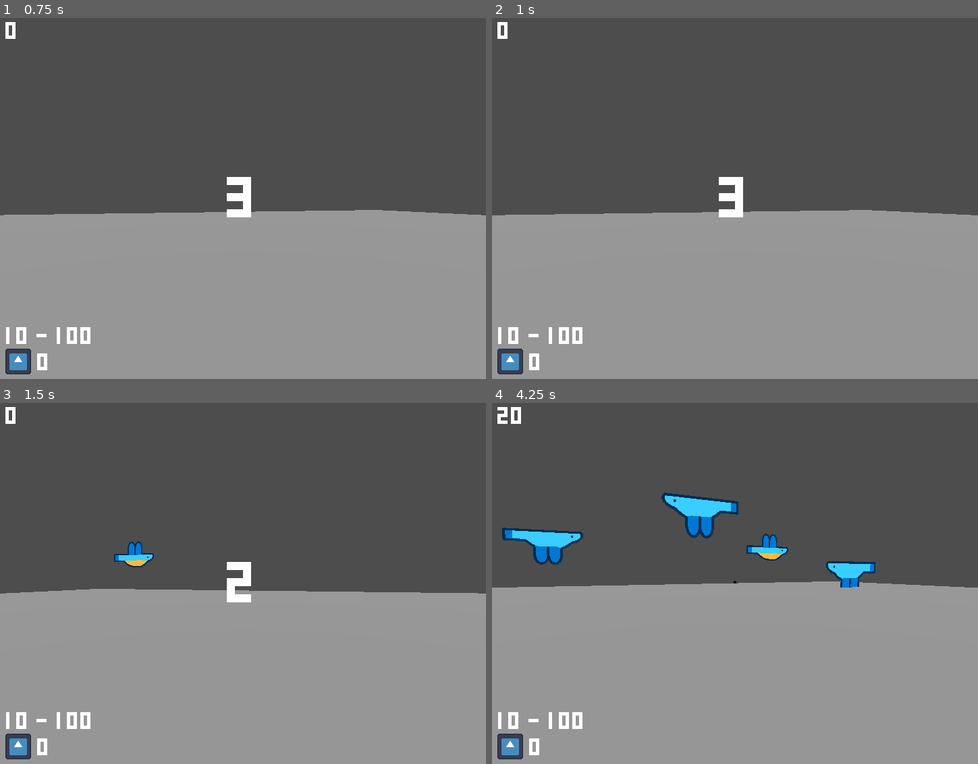
Above: before the commit, frames 1-4 (two rows, left to right).
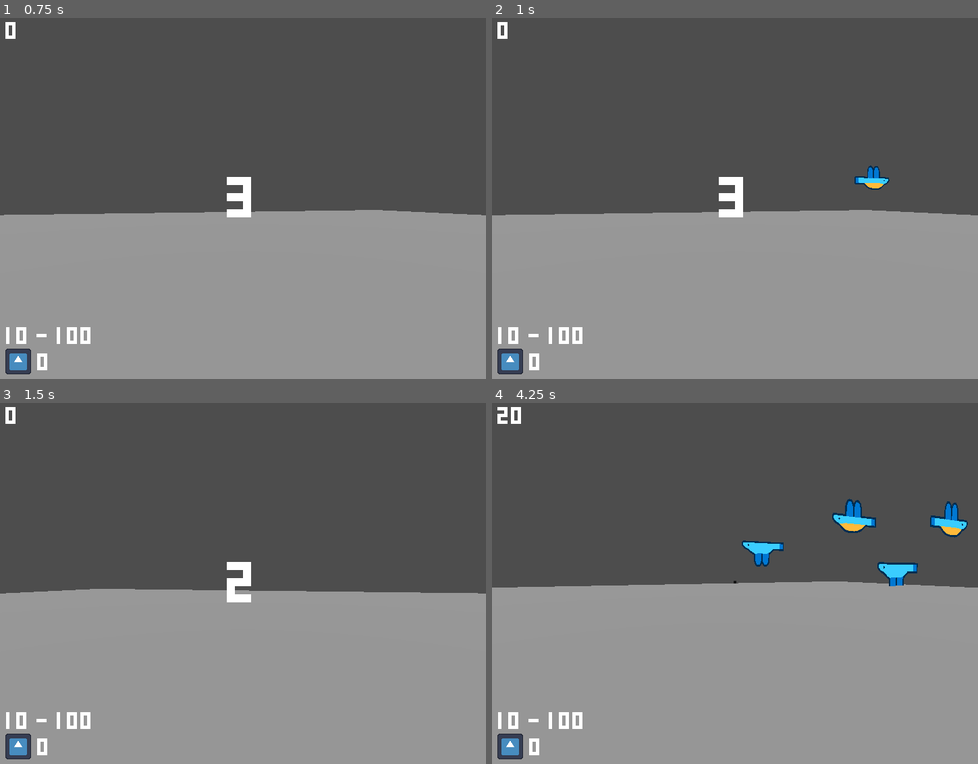
Above: after the commit, the same moments.

Repository: snipchu/shotgun_showdown
Game: Godot game, scene res://scenes/world.tscn
Two runs of this game, one before a commit and one after it. Both use one fixed random seed, a clock stepped at 60 frames per second and the inputs below. The engine's default icon, where the game draws it, is replaced by a stand-in: a white triangle on a blue panel in a dark square.
Inputs (mouse positions are in pixels of both pictures, inside the frame that each line leads up to):
- Up to frame 1 (0.75 s): tap Enter at 0.5 s; move the mouse to (272, 194) at 0.52 s; click (272, 194) at 0.6 s
- Up to frame 2 (1 s): no input
- Up to frame 3 (1.5 s): move the mouse to (218, 583) at 1.27 s; click (218, 583) at 1.35 s
- Up to frame 4 (4.25 s): move the mouse to (744, 576) at 2.02 s; click (744, 576) at 2.1 s; move the mouse to (730, 587) at 2.77 s; click (730, 587) at 2.85 s; move the mouse to (769, 587) at 3.52 s; click (769, 587) at 3.6 s

Frame 1 is identical in both runs. In frame 2, 0.3% of the frame differs, in the area x 74-82%, y 40-48%; in frame 3, 0.3%; in frame 4, 4.2%, in the area x 2-98%, y 24-52%.

Commit message:
added raycasting (it doesnt work yet tho)

Diff:
--- a/project.godot
+++ b/project.godot
@@ -15,25 +15,34 @@
 config/features=PackedStringArray("4.3", "Mobile")
 config/icon="res://icon.svg"
 
+[autoload]
+
+signalbus="*res://scripts/signal_bus.gd"
+
 [display]
 
 window/size/viewport_width=720
 window/size/viewport_height=540
-window/size/resizable=false
 
 [editor_plugins]
 
 enabled=PackedStringArray("res://addons/wakatime/plugin.cfg")
 
+[global_group]
+
+birds=""
+
 [input]
 
 shoot={
 "deadzone": 0.5,
-"events": []
+"events": [Object(InputEventMouseButton,"resource_local_to_scene":false,"resource_name":"","device":-1,"window_id":0,"alt_pressed":false,"shift_pressed":false,"ctrl_pressed":false,"meta_pressed":false,"button_mask":0,"position":Vector2(0, 0),"global_position":Vector2(0, 0),"factor":1.0,"button_index":1,"canceled":false,"pressed":false,"double_click":false,"script":null)
+]
 }
 reload={
 "deadzone": 0.5,
-"events": []
+"events": [Object(InputEventKey,"resource_local_to_scene":false,"resource_name":"","device":-1,"window_id":0,"alt_pressed":false,"shift_pressed":false,"ctrl_pressed":false,"meta_pressed":false,"pressed":false,"keycode":0,"physical_keycode":82,"key_label":0,"unicode":114,"location":0,"echo":false,"script":null)
+]
 }
 
 [rendering]
--- a/scenes/birdy.tscn
+++ b/scenes/birdy.tscn
@@ -1,18 +1,18 @@
-[gd_scene load_steps=6 format=3 uid="uid://b8jh6boru8tvq"]
+[gd_scene load_steps=7 format=3 uid="uid://bw10a3b0lx6fx"]
 
-[ext_resource type="Script" path="res://scripts/birdy.gd" id="1_d5gi0"]
-[ext_resource type="Texture2D" uid="uid://dhqp65vdvihr0" path="res://assets/bird1_up.png" id="2_xwna4"]
-[ext_resource type="Texture2D" uid="uid://ceb4ogb74lgph" path="res://assets/bird1_down.png" id="2_yncg8"]
-[ext_resource type="Texture2D" uid="uid://djtjh6uencgry" path="res://assets/bird1_death.png" id="3_lsa2j"]
+[ext_resource type="Script" path="res://scripts/birdy.gd" id="1_pqqsn"]
+[ext_resource type="Texture2D" uid="uid://dhqp65vdvihr0" path="res://assets/bird1_up.png" id="2_ff76s"]
+[ext_resource type="Texture2D" uid="uid://ceb4ogb74lgph" path="res://assets/bird1_down.png" id="3_vy18y"]
+[ext_resource type="Texture2D" uid="uid://djtjh6uencgry" path="res://assets/bird1_death.png" id="4_4egr8"]
 
-[sub_resource type="SpriteFrames" id="SpriteFrames_6cabm"]
+[sub_resource type="SpriteFrames" id="SpriteFrames_7pw1s"]
 animations = [{
 "frames": [{
 "duration": 1.5,
-"texture": ExtResource("2_xwna4")
+"texture": ExtResource("2_ff76s")
 }, {
 "duration": 1.5,
-"texture": ExtResource("2_yncg8")
+"texture": ExtResource("3_vy18y")
 }],
 "loop": true,
 "name": &"bird1",
@@ -20,16 +20,26 @@
 }, {
 "frames": [{
 "duration": 1.0,
-"texture": ExtResource("3_lsa2j")
+"texture": ExtResource("4_4egr8")
 }],
-"loop": false,
+"loop": true,
 "name": &"death",
-"speed": 0.0
+"speed": 2.0
 }]
 
-[node name="birdy" type="AnimatedSprite3D"]
+[sub_resource type="BoxShape3D" id="BoxShape3D_5m41k"]
+size = Vector3(2.2, 1.75, 0.2)
+
+[node name="birdy" type="AnimatableBody3D"]
+script = ExtResource("1_pqqsn")
+
+[node name="AnimatedSprite3D" type="AnimatedSprite3D" parent="."]
 texture_filter = 0
-sprite_frames = SubResource("SpriteFrames_6cabm")
-animation = &"death"
-autoplay = "bird1"
-script = ExtResource("1_d5gi0")
+sprite_frames = SubResource("SpriteFrames_7pw1s")
+animation = &"bird1"
+frame_progress = 0.0950277
+
+[node name="CollisionShape3D" type="CollisionShape3D" parent="."]
+shape = SubResource("BoxShape3D_5m41k")
+
+[connection signal="death" from="." to="." method="_on_death"]
--- a/scenes/world.tscn
+++ b/scenes/world.tscn
@@ -9,7 +9,7 @@
 [node name="world" type="Node3D"]
 script = ExtResource("1_lnlqk")
 
-[node name="HUD" type="CanvasLayer" parent="."]
+[node name="HUD" type="CanvasLayer" parent="." groups=["birds"]]
 
 [node name="crosshair" type="TextureRect" parent="HUD"]
 self_modulate = Color(1, 1, 1, 0.729412)
--- a/scripts/birdy.gd
+++ b/scripts/birdy.gd
@@ -1,22 +1,26 @@
-extends AnimatedSprite3D
-
+extends AnimatableBody3D
+signal death
 var coin : int
 var speed : float
 var birdtype : int
+@onready var anim: AnimatedSprite3D = $AnimatedSprite3D
+@onready var coll: CollisionPolygon3D = $CollisionPolygon3D
 
 func _get_coin() -> int: return coin
 func get_bird() -> int: return birdtype
 
 func start() -> void:
+	add_to_group("birds")
 	coin = -1 if (randi_range(0,1)==0) else 1
 	birdtype = randi_range(0,0)
-	flip_h = true if (coin==-1) else false
+	anim.play("bird1")
+	anim.flip_h = coin==-1
 	speed = randf_range(3,6)
 
-func shot() -> void:
-	play("death")
-	frame = birdtype
+func _process(delta: float) -> void:
+	position.x += speed*delta*coin
+	if (position.x>15 || position.x<-15): queue_free()
 
-func _process(delta: float) -> void:
-	position.x += speed*delta if _get_coin()==1  else -speed*delta
-	if (position.x>15 || position.x<-15): queue_free()
+func _on_death(points):
+	print("I just died!")
+	queue_free()
--- a/scripts/camera.gd
+++ b/scripts/camera.gd
@@ -24,3 +24,18 @@
 	camera.rotate_x(-deg_to_rad(rotation_velocity.y))
 	camera.rotation.x = clamp(camera.rotation.x, deg_to_rad(LOWER_MAX), deg_to_rad(UPPER_MAX))
 	camera_input = Vector2.ZERO
+
+	if (Input.is_action_just_pressed("shoot")):
+		shoot_ray()
+
+func shoot_ray():
+	var mouse_pos = get_viewport().get_mouse_position()
+	var space_state = get_world_3d().direct_space_state
+	var from = camera.project_ray_origin(mouse_pos)
+	var to = from + camera.project_ray_normal(mouse_pos) * 1000
+	var query = PhysicsRayQueryParameters3D.create(from,to)
+	query.collide_with_areas = true
+	query.exclude = [self]
+	var result = space_state.intersect_ray(query)
+	if (result && result["collider"].is_in_group("birds")):
+		signalbus.bird_hit.emit(1)
--- /dev/null
+++ b/scripts/signal_bus.gd
@@ -0,0 +1,2 @@
+extends Node
+signal bird_hit
--- a/scripts/world.gd
+++ b/scripts/world.gd
@@ -1,8 +1,10 @@
 extends Node3D
 var birdyscene = preload("res://scenes/birdy.tscn")
+var score = 0
 
 func _ready() -> void:
 	randomize()
+	signalbus.bird_hit.connect(add_point)
 	await get_tree().create_timer(4).timeout
 	$HUD/timer.visible = true
 	$HUD/countdown.visible = false
@@ -12,15 +14,19 @@
 	$HUD/timer.text = str(floor($gamelength.time_left))
 	$HUD/countdown.text = str(floor($countdown.time_left)) if floor($countdown.time_left)!=0 else "START"
 
+func add_point(points):
+	score += points
+	$HUD/score.text = str(score)
+
 func _on_gamelength_timeout() -> void:
 	print("Game has ended!")
 	$bird_spawn.stop()
 
 func _on_bird_spawn_timeout() -> void:
 	var birdy = birdyscene.instantiate()
-	birdy.start()
 	birdy.position.z = -10+(randf()*5)
 	birdy.position.y = randf_range(0,3)
 	birdy.position.x = -10 if (birdy._get_coin()==1) else 10
 	add_child(birdy)
+	birdy.start()
 	$bird_spawn.wait_time = randf_range(.5,1)
Not shown: 1 places in scenes/world.tscn that only renumber resources
